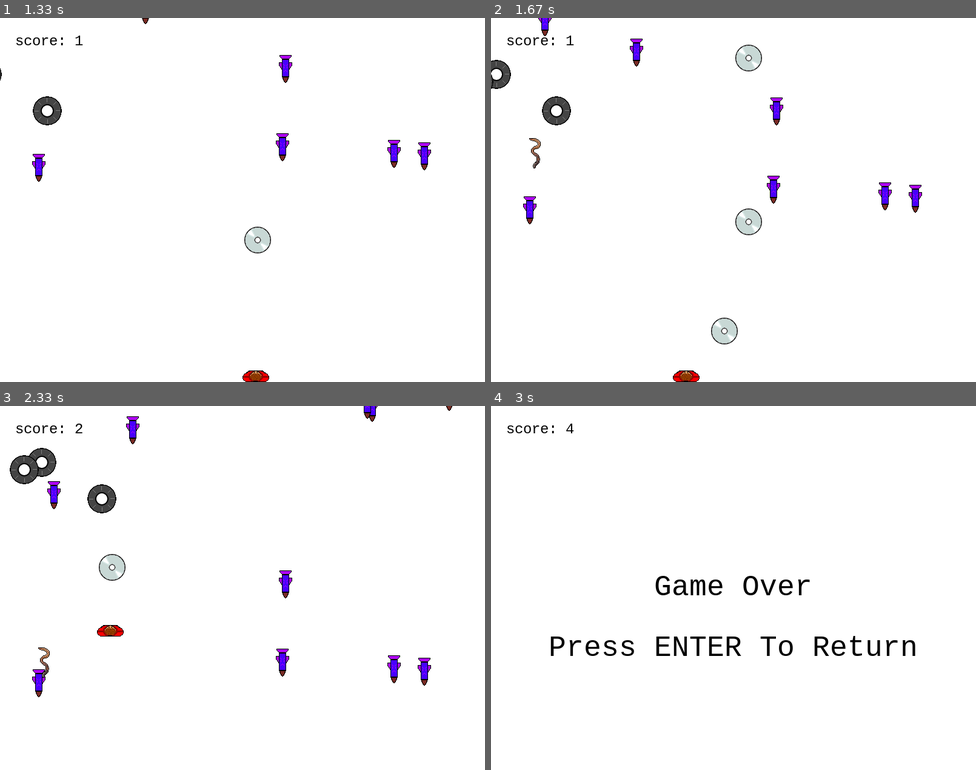
Above: before the commit, frames 1-4 (two rows, left to right).
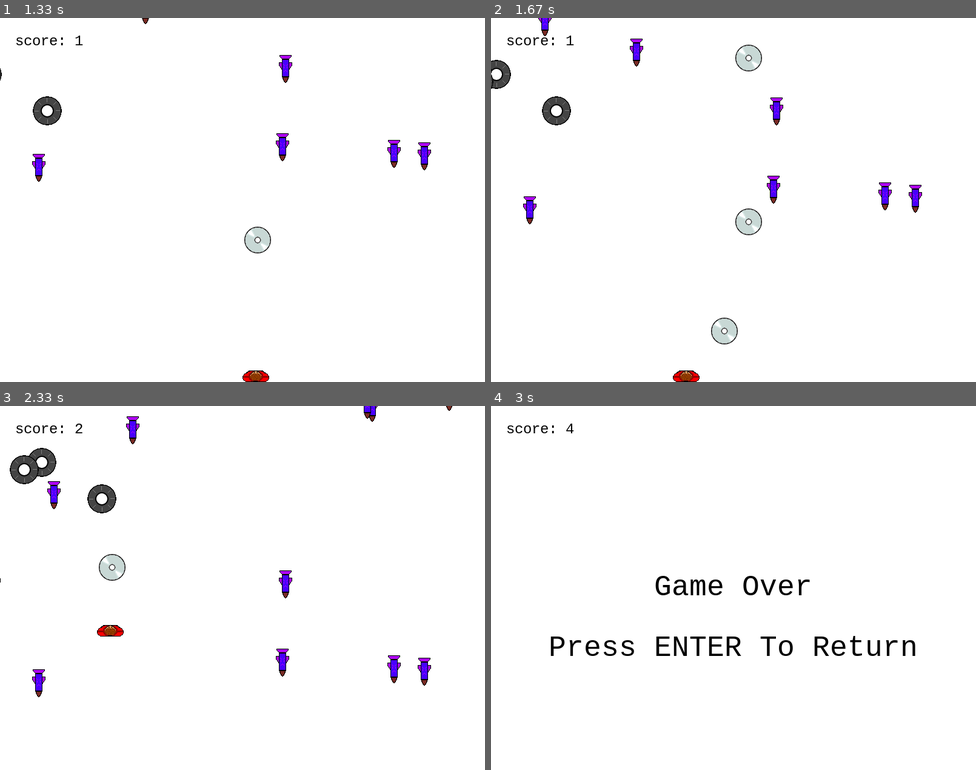
Above: after the commit, the same moments.

Repository: GilbertWilliams/Antimal2ElectricBoogaloo
Game: pygame game, started from main.py
Two runs of this game, one before a commit and one after it. Both use one fixed random seed, a clock stepped at 60 frames per second and the inputs below.
Inputs:
- Up to frame 1 (1.33 s): tap Enter at 0.33 s; tap Space at 0.67, 1.07 s; hold Down from 1 s (still down)
- Up to frame 2 (1.67 s): tap Space at 1.37, 1.57 s; release Down at 1.47 s; hold Left from 1.5 s (still down)
- Up to frame 3 (2.33 s): tap Space at 1.87, 2 s; release Left at 1.9 s; hold Up 1.93-2.3 s
- Up to frame 4 (3 s): hold Right 2.33-2.97 s; tap Space at 2.4, 2.7 s

Frame 1 is identical in both runs. In frame 2, less than 0.1% of the frame differs, in the area x 0-11%, y 14-42%; in frame 3, less than 0.1%; in frame 4, nothing differs.

Commit message:
The Tradeoff
Made enemy shooting happen at random intervals, but somehow broke
collisions. Whoops.

Diff:
--- a/main.py
+++ b/main.py
@@ -77,7 +77,7 @@
 
             self.kill()
 
-class enemyBullet(Bullet):
+class flierBullet(Bullet):
     def __init__(self, x, y):
         Bullet.__init__(self)
         self.image = pygame.image.load('resources/worm.png')
@@ -107,6 +107,10 @@
         self.rect.y = y
         self.dx = 0
         self.dy = 7
+        self.fire = 1
+
+
+
     def update(self):
         # Change enemy position
         self.rect.x += self.dx
@@ -118,7 +122,8 @@
         if self.rect.y > 600 or self.rect.y < -50:
             self.kill()
 
-class secretEnemy(Enemy):
+
+class Flier(Enemy):
     def __init__(self, x, y):
         Enemy.__init__(self, x, y)
         self.image = pygame.image.load('resources/ufo.png')
@@ -127,6 +132,25 @@
         self.rect.y = y
         self.dx = 3
         self.dy = 0
+
+    def shoot(self):
+        if self.fire == 1:
+            enemyBullets.add(flierBullet(self.rect.x, self.rect.y))
+            allSprites.add(flierBullet(self.rect.x, self.rect.y))
+
+    def update(self):
+        # Change enemy position
+        self.rect.x += self.dx
+        self.rect.y += self.dy
+
+        # Set enemy boundaries
+        if self.rect.x > 800 or self.rect.x < -50:
+            self.kill()
+        if self.rect.y > 600 or self.rect.y < -50:
+            self.kill()
+
+        self.shoot()
+        self.fire = randrange(0, 60, 1)
 
 class Boss(pygame.sprite.Sprite):
     def __init__(self, x, y):
@@ -178,7 +202,7 @@
     #Spawns enemies at random X values and offscreen by 50 on the Y axis
     enemy = [Enemy(randrange(0, 750, 1), randrange(-50, 50, 1))]
 
-    flier = [secretEnemy(randrange(-50, 50, 1), randrange(0, 150, 1))]
+    flier = [Flier(randrange(-50, 50, 1), randrange(0, 150, 1))]
 
     # Add more initial enemies
     for x in range(0, 3):
@@ -186,7 +210,6 @@
 
     # Bullet variable for later creation of Bullet object
     global bullet
-    global flierBullet
 
     # Create boss object
     global boss
@@ -271,19 +294,11 @@
                     gm = mainMenu()
                     gm.run()
 
-            elif event.type == reloadEvent:
-                for flier in flierSprites:
-                    Reloaded = True
-                    reloadspeed += randrange(0, 500, 100)
-                    flierBullet = enemyBullet(flier.rect.x, flier.rect.y)
-                    enemyBullets.add(flierBullet)
-                    allSprites.add(flierBullet)
-                    pygame.time.set_timer(reloadEvent, 0)
 
             elif event.type == bossre and bossSpawn and playerSprite.has(player):
                 bossReload = True
-                bossBullet1 = enemyBullet(boss.rect.x, boss.rect.y + 75)
-                bossBullet2 = enemyBullet(boss.rect.x + 150, boss.rect.y + 75)
+                bossBullet1 = flierBullet(boss.rect.x, boss.rect.y + 75)
+                bossBullet2 = flierBullet(boss.rect.x + 150, boss.rect.y + 75)
                 enemyBullets.add(bossBullet1, bossBullet2)
                 allSprites.add(bossBullet1, bossBullet2)
                 pygame.time.set_timer(reloadEvent, 0)
@@ -318,14 +333,11 @@
                 enemySprites.add(newEnemy)
                 allSprites.add(newEnemy)
             if flierSprites.__len__() <= 3:
-                newflier = secretEnemy(randrange(-150, -50, 1), randrange(0, 100, 1))
+                newflier = Flier(randrange(-150, -50, 1), randrange(0, 100, 1))
                 flierSprites.add(newflier)
                 allSprites.add(newflier)
 
-        if Reloaded and playerSprite.has(player): # Check if player is alive and enemies can shoot
-            Reloaded = False # Expend shot
-            pygame.time.set_timer(reloadEvent, reloadspeed) # Repeat
-
+        bossrs = randrange(500, 1500, 250)
         if bossReload and playerSprite.has(player) and bossSpawn: # Repeat for when boss spawns
             bossReload = False
             pygame.time.set_timer(bossre, bossrs)
